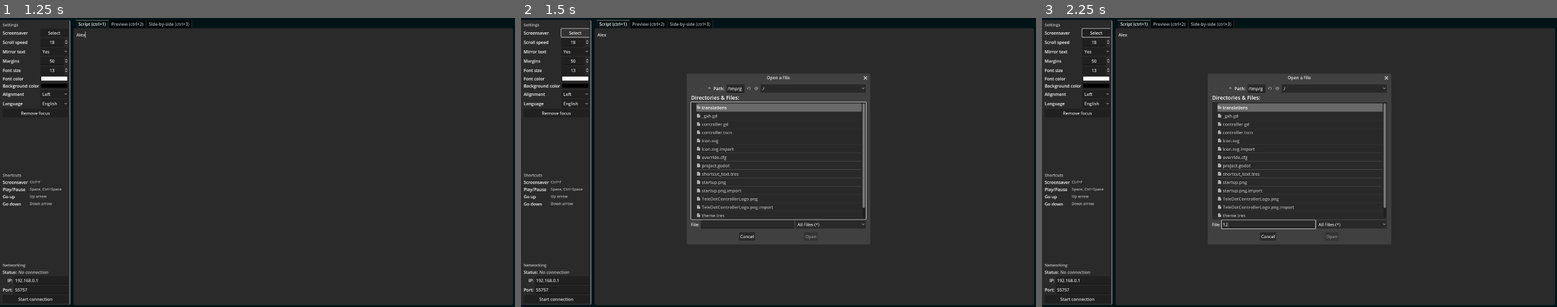
Above: before the commit, frames 1-3 (left to right).
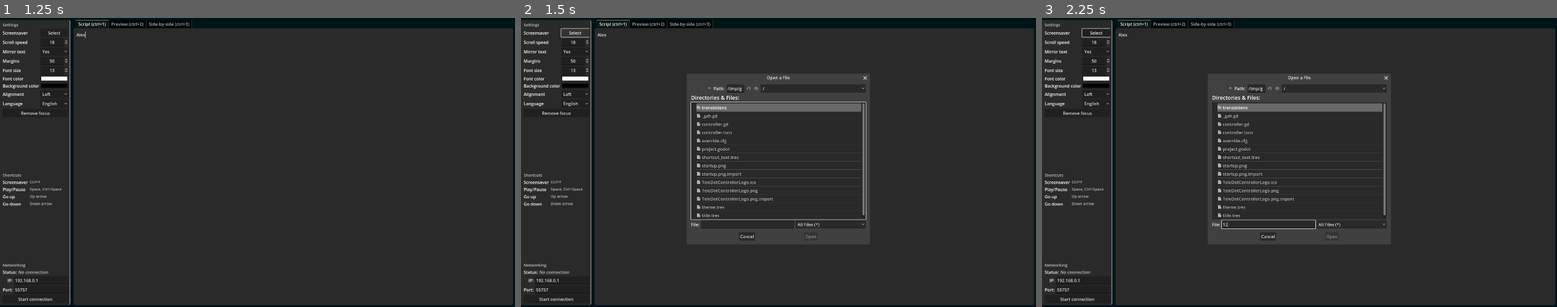
Above: after the commit, the same moments.

Repository: VoylinsGamedevJourney/teledot
Game: Godot game, scene res://controller.tscn
Same seed, same stepped clock (60 frames per second), same inputs: the game is played once before the commit and once after it.
Inputs (mouse positions are in pixels of both pictures, inside the frame that each line leads up to):
- Up to frame 1 (1.25 s): click (293, 165) at 0.52 s; type "Alex" at 0.6 s
- Up to frame 2 (1.5 s): click "Select" at 1.25 s
- Up to frame 3 (2.25 s): click (1268, 223) at 2.02 s; type "12" at 2.1 s

Frame 1 is identical in both runs. In frame 2, 0.6% of the frame differs, in the area x 35-68%, y 20-72%; in frame 3, 0.5%.

Commit message:
Version 1.0

Diff:
--- a/src_controller/icon.svg
+++ /dev/null
@@ -1 +0,0 @@
-<svg height="128" width="128" xmlns="http://www.w3.org/2000/svg"><rect x="2" y="2" width="124" height="124" rx="14" fill="#363d52" stroke="#212532" stroke-width="4"/><g transform="scale(.101) translate(122 122)"><g fill="#fff"><path d="M105 673v33q407 354 814 0v-33z"/><path fill="#478cbf" d="m105 673 152 14q12 1 15 14l4 67 132 10 8-61q2-11 15-15h162q13 4 15 15l8 61 132-10 4-67q3-13 15-14l152-14V427q30-39 56-81-35-59-83-108-43 20-82 47-40-37-88-64 7-51 8-102-59-28-123-42-26 43-46 89-49-7-98 0-20-46-46-89-64 14-123 42 1 51 8 102-48 27-88 64-39-27-82-47-48 49-83 108 26 42 56 81zm0 33v39c0 276 813 276 813 0v-39l-134 12-5 69q-2 10-14 13l-162 11q-12 0-16-11l-10-65H447l-10 65q-4 11-16 11l-162-11q-12-3-14-13l-5-69z"/><path d="M483 600c3 34 55 34 58 0v-86c-3-34-55-34-58 0z"/><circle cx="725" cy="526" r="90"/><circle cx="299" cy="526" r="90"/></g><g fill="#414042"><circle cx="307" cy="532" r="60"/><circle cx="717" cy="532" r="60"/></g></g></svg>
--- a/src_controller/project.godot
+++ b/src_controller/project.godot
@@ -15,6 +15,7 @@
 config/features=PackedStringArray("4.1", "Forward Plus")
 boot_splash/image="res://startup.png"
 config/icon="res://TeleDotControllerLogo.png"
+config/windows_native_icon="res://TeleDotControllerLogo.ico"
 boot_splash/minimum_display_time=10
 
 [display]
Binary file added: src_controller/TeleDotControllerLogo.ico
Not shown: 1 places in src_controller/controller.tscn that only renumber resources
Not shown, added: src_view/android_icons/icon_192x192.png
Not shown, added: src_view/android_icons/icon_192x192.png.import
Not shown, added: src_view/android_icons/icon_432x432.png
Not shown, added: src_view/android_icons/icon_432x432.png.import
